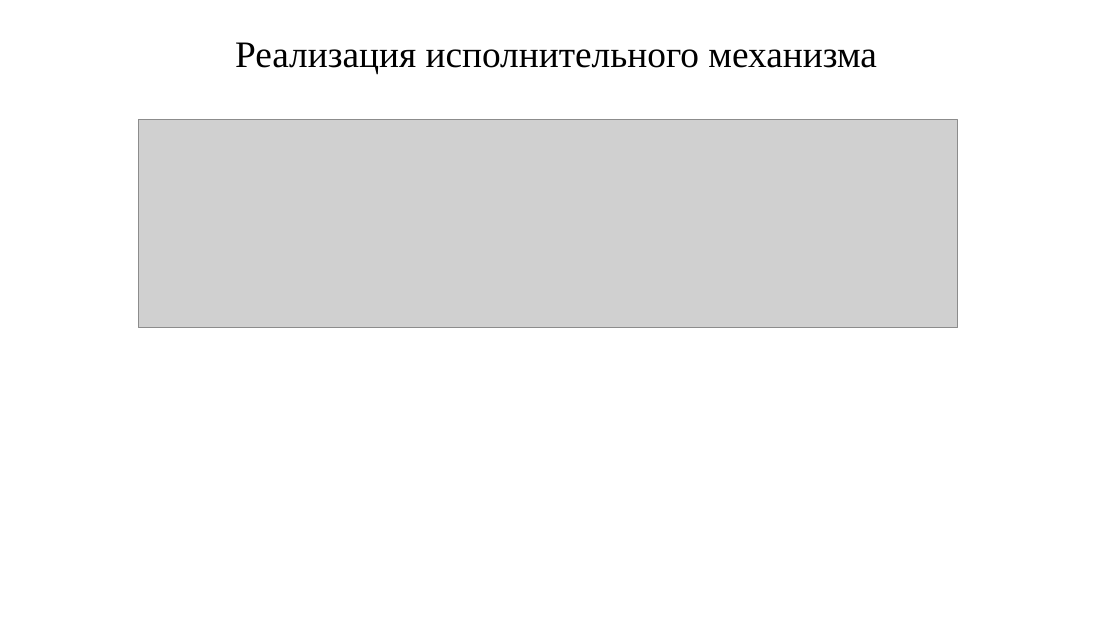
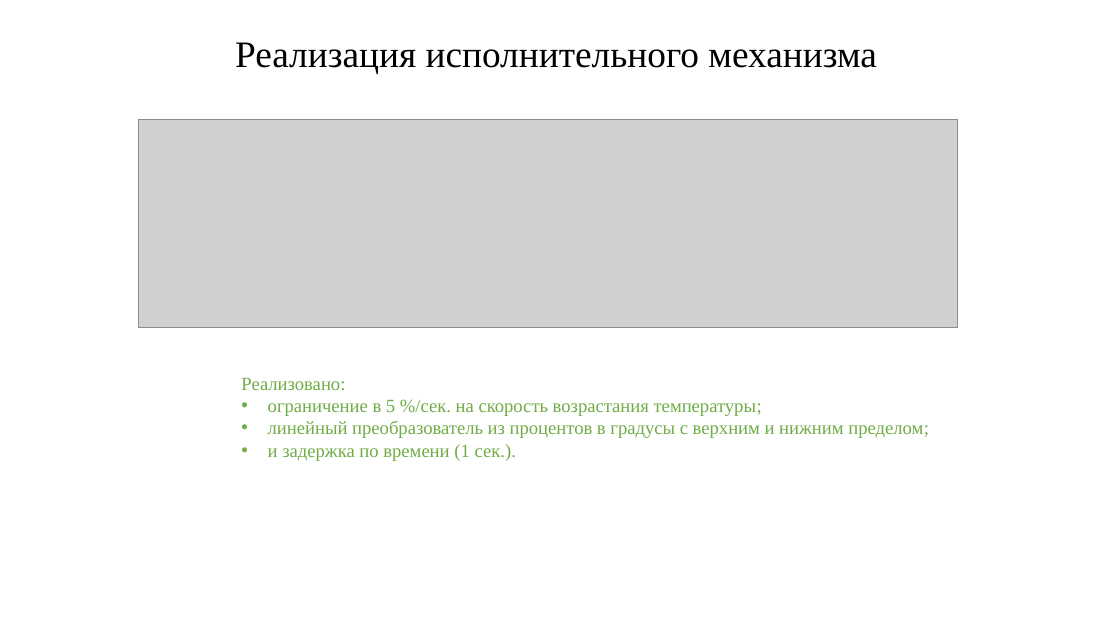
Before and after one commit to Rivares/Ph.D, a slide deck: slide 5 of 0_Docs_dir/3_General/Отчёт руководителям 12.07.2020.pptx (slide 6 before the commit). Drawn at 1120x630 pixels with LibreOffice and Linux fonts; fonts in the diff are those of the drawing; grey boxes stand for pictures. Boxes give left, top, right and bottom in pixels: in the first picture for what was removed or moved away, otherwise in the second. Text is boxed around its words. In the diff, an @@ line names an element or a change of style, - is before the commit and + after.

```diff
--- a/0_Docs_dir/3_General/Отчёт руководителям 12.07.2020.pptx
+++ b/0_Docs_dir/3_General/Отчёт руководителям 12.07.2020.pptx
@@ text added at (241, 378, 929, 461), 16 pt, text #70AD47 @@
+Реализовано:
+• ограничение в 5 %/сек. на скорость возрастания температуры;
+• линейный преобразователь из процентов в градусы с верхним и нижним пределом;
+• и задержка по времени (1 сек.).
```
Also in this commit, not shown: 2 slides added, 1 slide removed, 45 other files.
